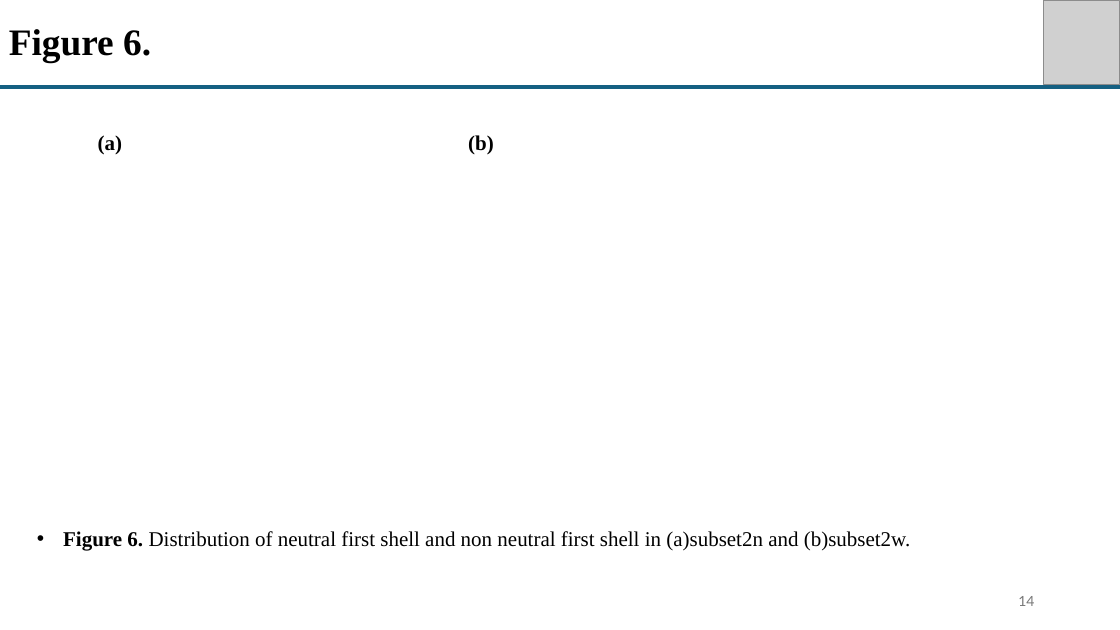
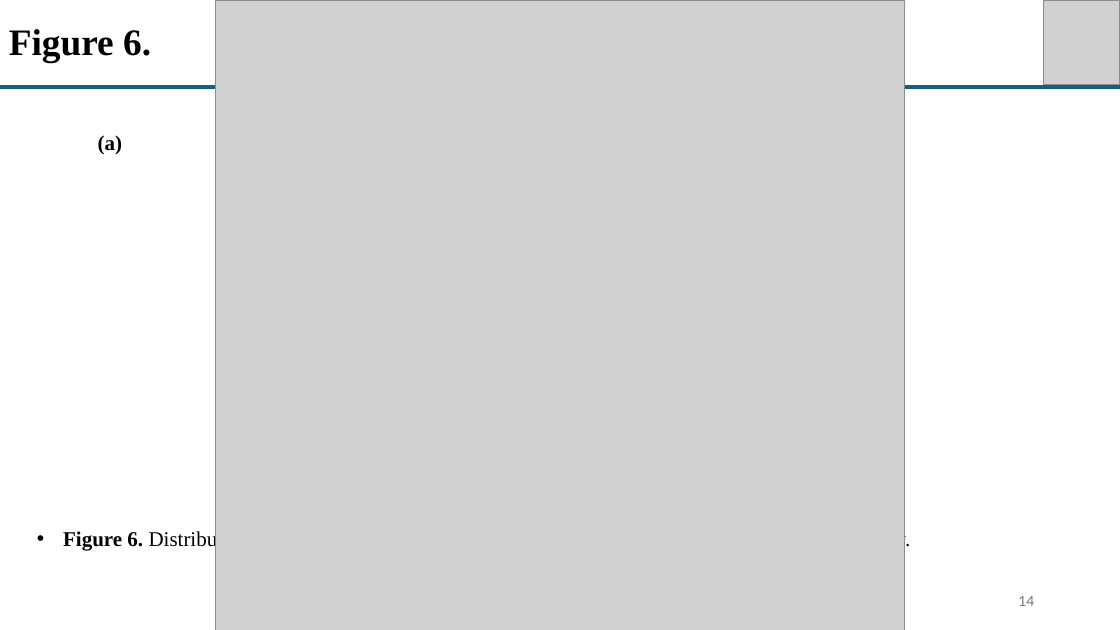
Before and after one commit to sheinlee/nitrate_and_water_in_csd, a slide deck: slide 14 of Figure in paper 2.pptx. Drawn at 1120x630 pixels with LibreOffice and Linux fonts; fonts in the diff are those of the drawing; grey boxes stand for pictures. Boxes give left, top, right and bottom in pixels: in the first picture for what was removed or moved away, otherwise in the second. Text is boxed around its words. In the diff, an @@ line names an element or a change of style, - is before the commit and + after.

```diff
--- a/Figure in paper 2.pptx
+++ b/Figure in paper 2.pptx
@@ picture added at (216,0,905,630) @@
@@ text removed at (468,135,494,155) @@
-(b)
```
Also in this commit, not shown: 32 other files.
